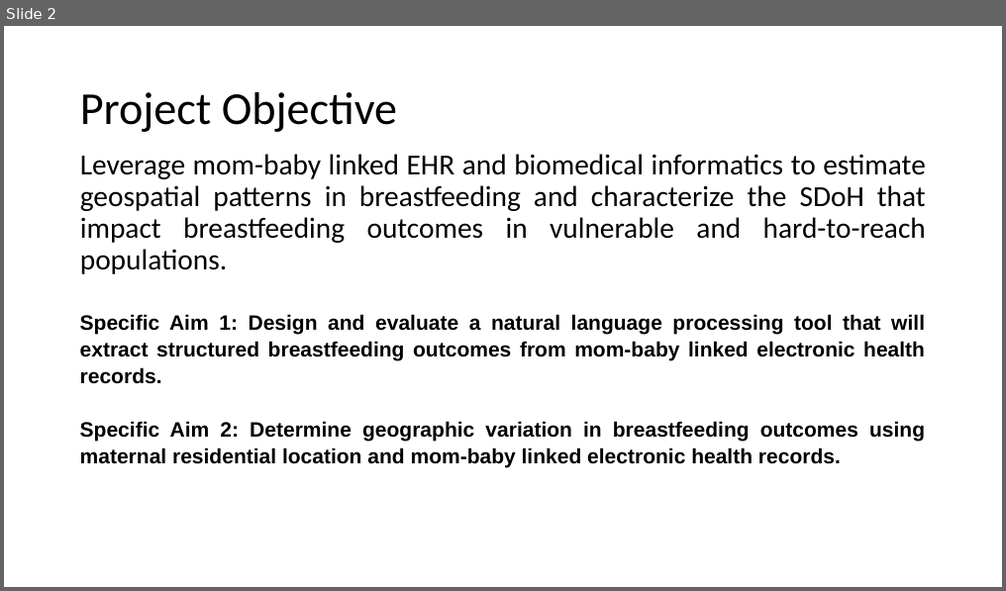
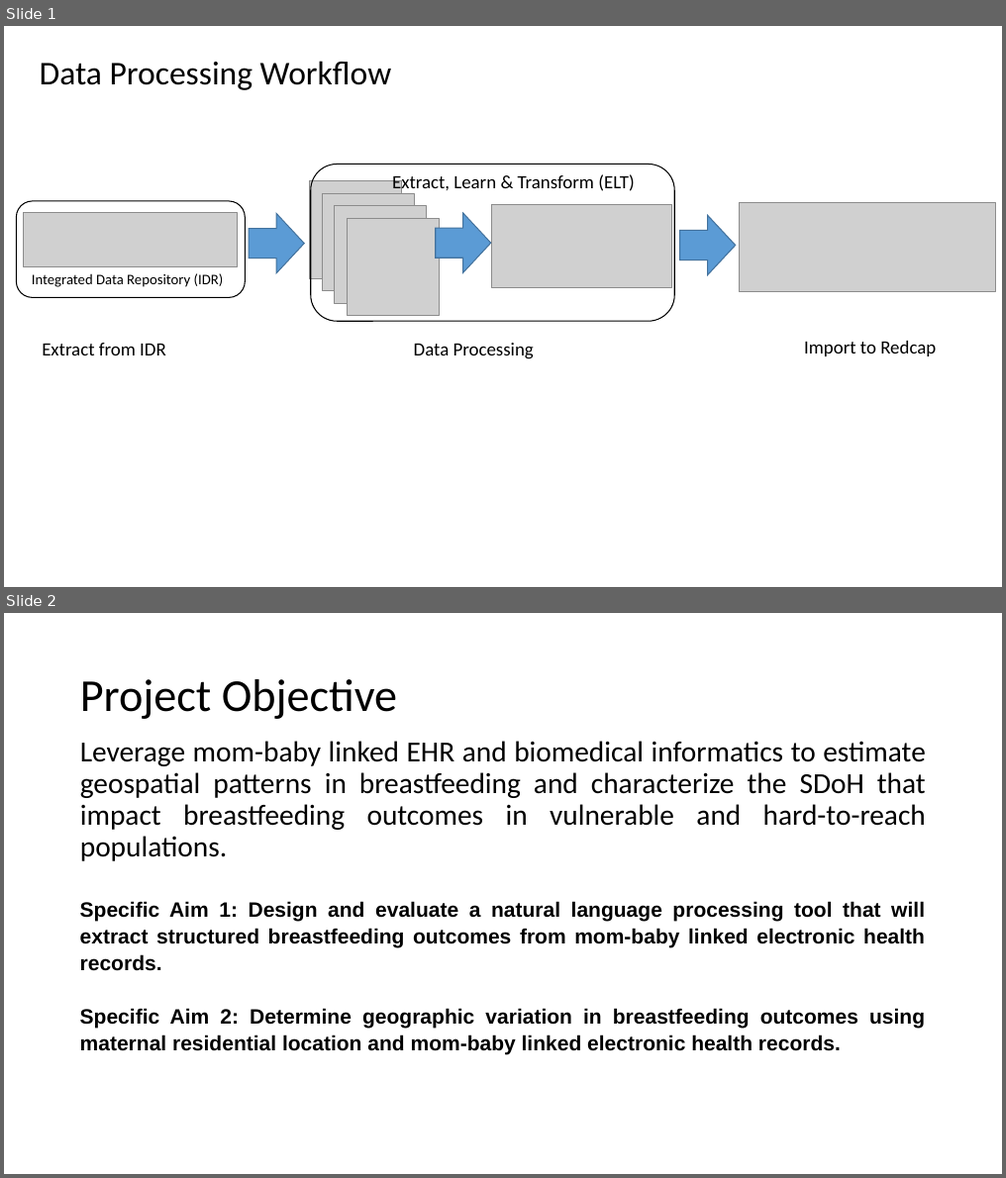
Before and after one commit to lemaslab/ehr-database, a slide deck: presentation/overview.pptx. Shown one above the other, each under a label of ours: slide 2 before the commit, slides 1 and 2 after it. The pictures are 1006x591 and 1006x1178 pixels, drawn with LibreOffice and Linux fonts; fonts in the diff are those of the drawing; grey boxes stand for pictures. Boxes give left, top, right and bottom in pixels: in the first picture for what was removed or moved away, otherwise in the second. Text is boxed around its words. In the diff, an @@ line names an element or a change of style, - is before the commit and + after.

Commit message:
revise workflow image

```diff
--- a/presentation/overview.pptx
+++ b/presentation/overview.pptx
@@ slide 1 added at (4, 26, 1002, 587), background #FFFFFF @@
@@ title added at (40, 61, 392, 90), 32 pt, text #000000 @@
+Data Processing Workflow
@@ rounded rectangle added at (311, 165, 675, 322), outline #000000 1 pt @@
@@ rounded rectangle added at (16, 201, 245, 297), outline #000000 1 pt @@
@@ picture added at (310, 181, 402, 278) @@
@@ picture added at (322, 193, 414, 291) @@
@@ text added at (392, 174, 634, 193), 18 pt, text #000000 @@
+Extract, Learn & Transform (ELT)
@@ picture added at (740, 202, 996, 292) @@
@@ picture added at (24, 212, 237, 267) @@
@@ right arrow added at (249, 214, 304, 274), fill #5B9BD5, outline #43739E 1 pt @@
@@ picture added at (334, 205, 426, 303) @@
@@ picture added at (347, 218, 439, 316) @@
@@ right arrow added at (436, 213, 491, 274), fill #5B9BD5, outline #43739E 1 pt @@
@@ picture added at (492, 204, 672, 288) @@
@@ right arrow added at (680, 215, 736, 275), fill #5B9BD5, outline #43739E 1 pt @@
@@ text added at (32, 274, 224, 287), 14 pt, text #000000 @@
+Integrated Data Repository (IDR)
@@ text added at (42, 343, 166, 356), 18 pt, text #000000 @@
+Extract from IDR
@@ text added at (414, 343, 534, 360), 18 pt, text #000000 @@
+Data Processing
@@ text added at (804, 341, 936, 357), 18 pt, text #000000 @@
+Import to Redcap
```
Also in this commit, not shown: 1 slide removed, 1 other file.
